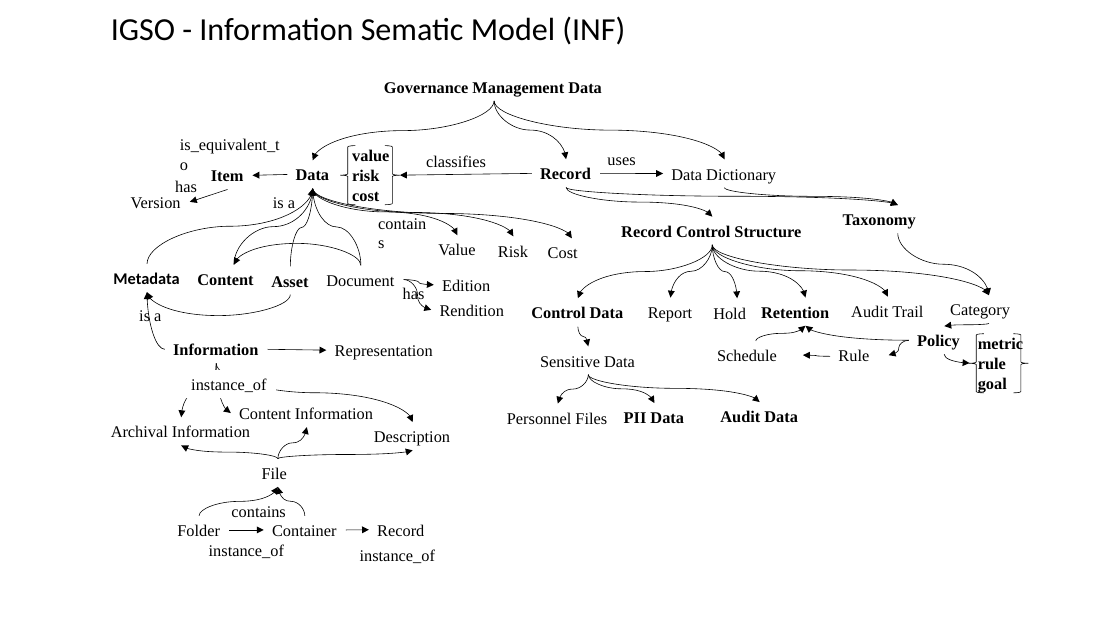
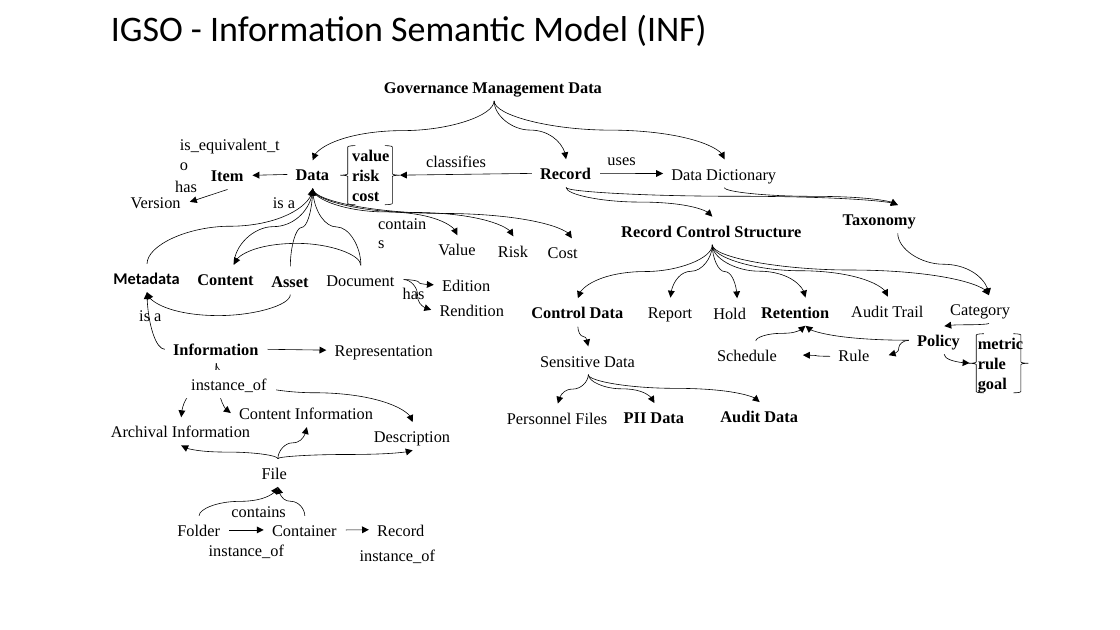
Before and after one commit to alphaOmegaOnGithub/igsonto, a slide deck: slide 3 of ppt/IGSO-Frameworksv0.9.pptx. Drawn at 1120x630 pixels with LibreOffice and Linux fonts; fonts in the diff are those of the drawing. Boxes give left, top, right and bottom in pixels: in the first picture for what was removed or moved away, otherwise in the second. Text is boxed around its words. In the diff, an @@ line names an element or a change of style, - is before the commit and + after.

```diff
--- a/ppt/IGSO-Frameworksv0.9.pptx
+++ b/ppt/IGSO-Frameworksv0.9.pptx
@@ text at [111, 15, 706, 46]: text changed; size 27.5 to 30.8 pt @@
-IGSO - Information Sematic Model (INF)
+IGSO - Information Semantic Model (INF)
```
Also in this commit, not shown: 6 other slides changed, 13 other files.
